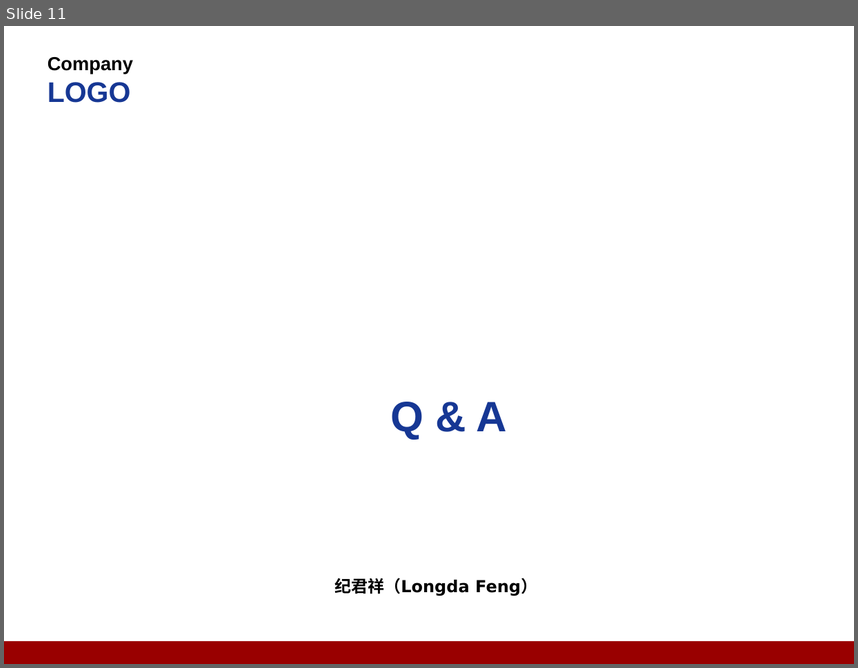
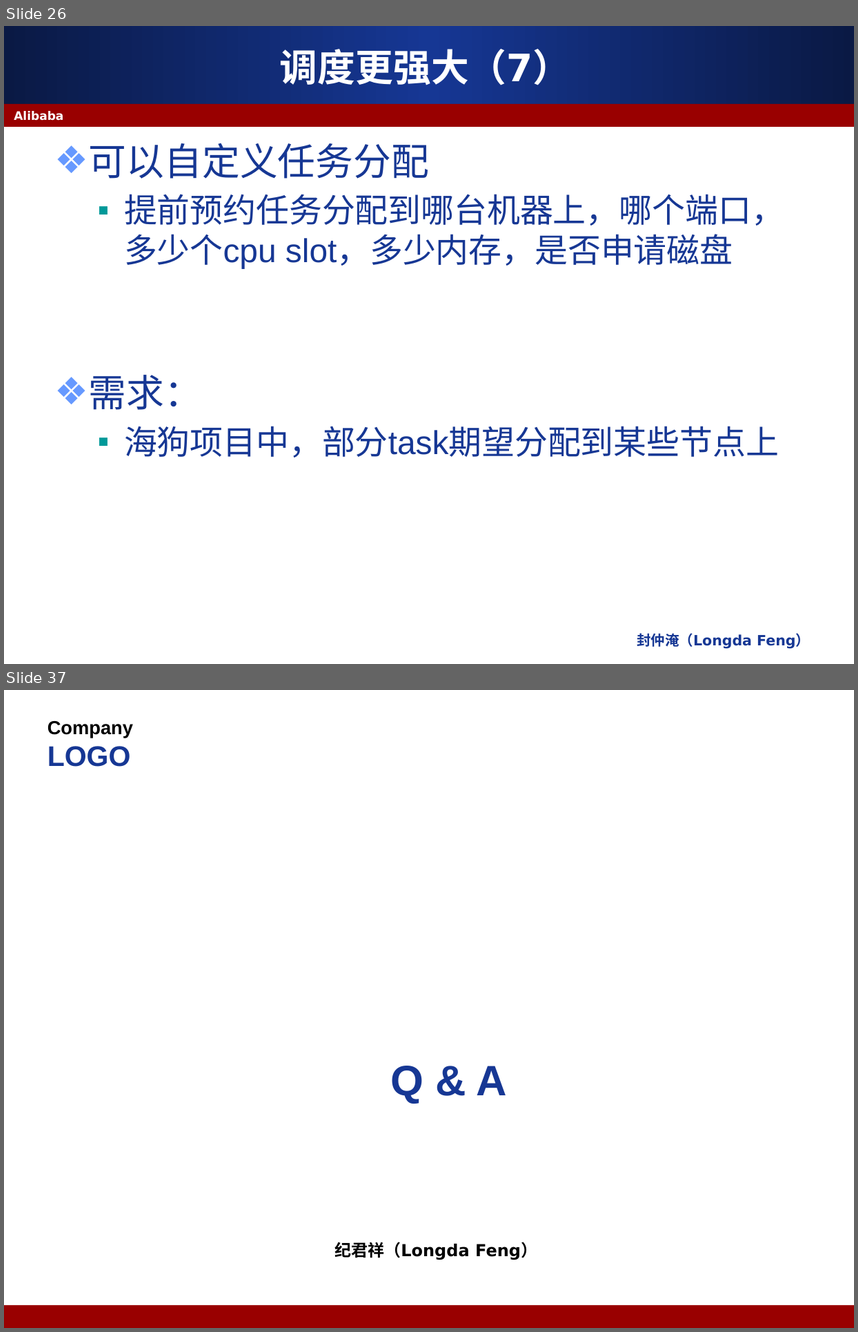
Before and after one commit to apache/storm, a slide deck: docs/JStorm 介绍.pptx. Shown one above the other, each under a label of ours: slide 11 before the commit, slides 26 and 37 after it; the slides between them are not shown. The pictures are 858x668 and 858x1332 pixels, drawn with LibreOffice and Linux fonts; fonts in the diff are those of the drawing; background and template pictures are left out. Boxes give left, top, right and bottom in pixels: in the first picture for what was removed or moved away, otherwise in the second. Text is boxed around its words. In the diff, an @@ line names an element or a change of style, - is before the commit and + after.

```diff
--- a/docs/JStorm 介绍.pptx
+++ b/docs/JStorm 介绍.pptx
@@ slide 26 added at (4, 26, 854, 664), background #FFFFFF @@
@@ rectangle added at (4, 26, 854, 103), fill gradient #10276A to #163794 @@
@@ title added at (280, 49, 571, 85), 32 pt, text #FFFFFF, bold @@
+调度更强大（7）
@@ rectangle added at (4, 104, 854, 127), fill #990000 @@
@@ text added at (14, 111, 63, 121), 10 pt, text #FFFFFF, bold @@
+Alibaba
@@ text added at (89, 143, 784, 457), 28 pt, text #163794 @@
+❖ 可以自定义任务分配
+  ▪ 提前预约任务分配到哪台机器上，哪个端口，多少个cpu slot，多少内存，是否申请磁盘
+❖ 需求：
+  ▪ 海狗项目中，部分task期望分配到某些节点上
@@ text added at (637, 633, 810, 648), 12 pt, text #163794, bold @@
+封仲淹（Longda Feng）
@@ what was slide 11 is now slide 37 @@
```
Also in this commit, not shown: 6 slides changed, 28 other slides added, 3 slides removed, 7 other files.
